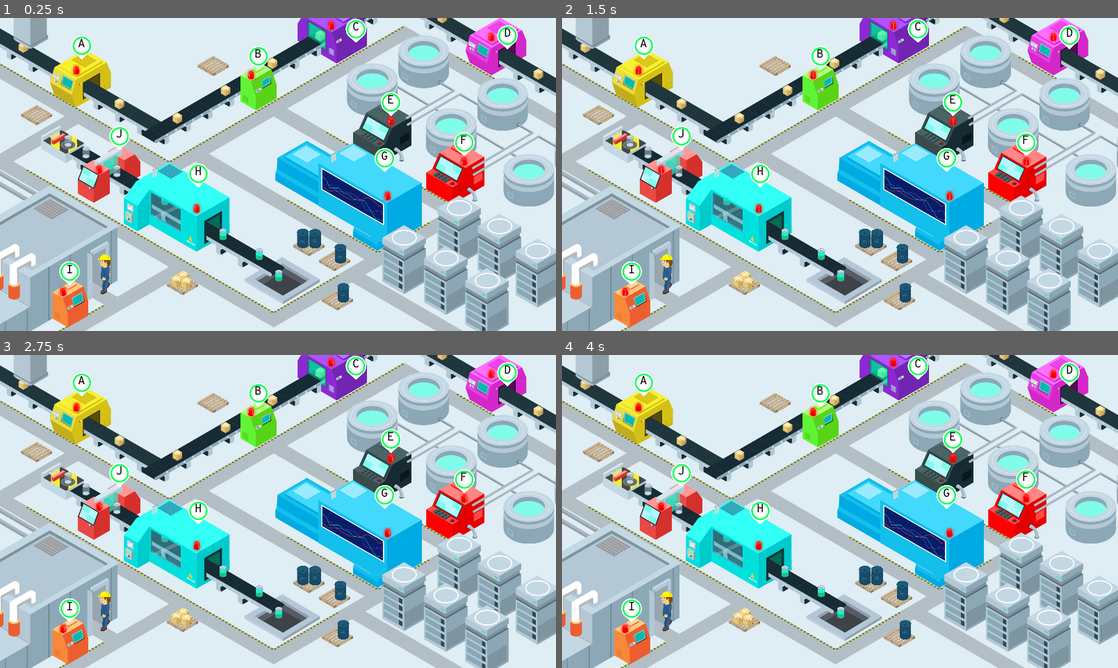
Above: before the commit, frames 1-4 (two rows, left to right).
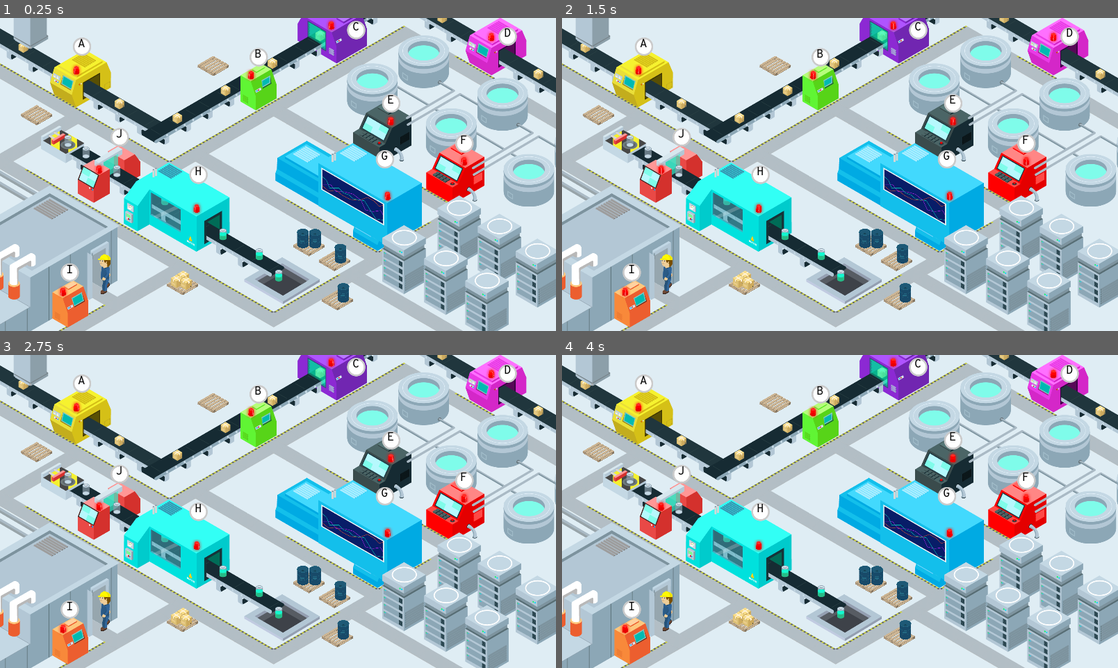
Above: after the commit, the same moments.

Repository: rhdemo/2019-demo4-dashboard
Game: Godot game, scene res://iso_factory.tscn
Same seed, same stepped clock (60 frames per second), same inputs: the game is played once before the commit and once after it.
Inputs (mouse positions are in pixels of both pictures, inside the frame that each line leads up to):
- Up to frame 1 (0.25 s): no input
- Up to frame 2 (1.5 s): move the mouse to (962, 158) at 0.52 s; click (962, 158) at 0.67 s; move the mouse to (728, 190) at 1.27 s; click (728, 190) at 1.42 s
- Up to frame 3 (2.75 s): tap Enter at 2 s; move the mouse to (333, 442) at 2.02 s; click (333, 442) at 2.17 s
- Up to frame 4 (4 s): move the mouse to (812, 574) at 2.77 s; click (812, 574) at 2.92 s; move the mouse to (1006, 558) at 3.52 s; click (1006, 558) at 3.67 s

The runs differ from the first frame. In frame 1, 1.1% of the frame differs, in the area x 10-94%, y 0-86%; in frame 2, 1.1%; in frame 3, 1.1%; in frame 4, 1.1%.

Commit message:
Health Bars

Diff:
--- a/health.tscn
+++ b/health.tscn
@@ -1,7 +1,7 @@
 [gd_scene load_steps=7 format=2]
 
 [ext_resource path="res://scripts/health.gd" type="Script" id=1]
-[ext_resource path="res://sprites/machines/health-bg.png" type="Texture" id=2]
+[ext_resource path="res://sprites/machines/health-grey.png" type="Texture" id=2]
 [ext_resource path="res://sprites/machines/health-green.png" type="Texture" id=3]
 [ext_resource path="res://fonts/overpass-mono-regular.ttf" type="DynamicFontData" id=4]
 
@@ -17,11 +17,15 @@
 z_index = 80
 script = ExtResource( 1 )
 
-[node name="icon" type="Sprite" parent="."]
-texture = ExtResource( 2 )
-
-[node name="healthbar" type="Sprite" parent="."]
-texture = ExtResource( 3 )
+[node name="value" type="TextureProgress" parent="."]
+margin_left = -35.0
+margin_top = -38.0
+margin_right = 36.0
+margin_bottom = 44.0
+texture_under = ExtResource( 2 )
+texture_progress = ExtResource( 3 )
+fill_mode = 5
+radial_initial_angle = 360.0
 
 [node name="label" type="RichTextLabel" parent="."]
 margin_left = -13.0
--- a/machine.tscn
+++ b/machine.tscn
@@ -63,9 +63,8 @@
 
 [node name="anim" type="AnimationPlayer" parent="light"]
 anims/alert = SubResource( 1 )
-anims/damaged = SubResource( 3 )
-anims/healthy = SubResource( 2 )
+anims/damaged = SubResource( 2 )
+anims/healthy = SubResource( 3 )
 
 [node name="health" parent="." instance=ExtResource( 3 )]
-
 [connection signal="machine_damaged" from="health" to="." method="_on_health_machine_damaged"]
--- a/scripts/dashboard.gd
+++ b/scripts/dashboard.gd
@@ -17,6 +17,7 @@
 signal add_mechanic
 signal remove_mechanic
 signal machine_health
+signal update_future_visits
 
 onready var mechanicNode = preload("res://mechanic.tscn")
 #onready var machineNode = preload("res://machine.tscn")
@@ -111,6 +112,8 @@
 			if res.action == "modify":
 				if res.data.value.responseType == "DISPATCH_MECHANIC":
 					emit_signal("dispatch_mechanic", res.data.value)
+				if res.data.value.responseType == "UPDATE_FUTURE_VISITS":
+					emit_signal("update_future_visits", res.data.value)
 				if res.data.value.responseType == "ADD_MECHANIC":
 					emit_signal("add_mechanic", res.data.value)
 			if res.action == "remove":
--- a/scripts/health.gd
+++ b/scripts/health.gd
@@ -1,9 +1,15 @@
 extends Area2D
+
+onready var healthyTexture = preload("res://sprites/machines/health-green.png")
+onready var damagedTexture = preload("res://sprites/machines/health-orange.png")
+onready var brokenTexture = preload("res://sprites/machines/health-red.png")
 
 signal machine_damaged
 signal machine_repaired
+const IS_HEALTHY = 100
+const IS_DAMAGED = 50
 
-export (float) var health = 1.0;
+export (float) var health = 100.0;
 # Declare member variables here. Examples:
 # var a = 2
 # var b = "text"
@@ -12,6 +18,15 @@
 func _ready():
 	pass
 
+func _process(delta):
+	if health >= IS_HEALTHY:
+		$value.texture_progress = healthyTexture
+	elif health > IS_DAMAGED:
+		$value.texture_progress = damagedTexture
+	else:
+		$value.texture_progress = brokenTexture
+	$value.value = health
+
 # Called every frame. 'delta' is the elapsed time since the previous frame.
 #func _process(delta):
 #	pass
--- a/scripts/machine.gd
+++ b/scripts/machine.gd
@@ -8,6 +8,8 @@
 export (String) var machine_name = "0";
 export (Texture) var tex;
 const MAX_HEALTH = 1000000000000000000;
+const IS_HEALTHY = 100
+const IS_DAMAGED = 50
 # var b = "text"
 
 signal dispatch_mechanic
@@ -27,13 +29,13 @@
 
 # Called every frame. 'delta' is the elapsed time since the previous frame.
 func _process(delta):
-	if health > (MAX_HEALTH * .75):
+	if (health/MAX_HEALTH)*100 >= IS_HEALTHY:
 		$light/anim.play("healthy")
-	elif health > (MAX_HEALTH * .45):
+	elif (health/MAX_HEALTH)*100 > IS_DAMAGED:
 		$light/anim.play("damaged")
 	else:
 		$light/anim.play("alert")
-	$health.health = self.health
+	$health.health = (self.health/MAX_HEALTH)*100
 
 	#$light.set_position(self.light_location)
 	#$health.set_position(self.healthbar_location)
--- a/scripts/mechanic.gd
+++ b/scripts/mechanic.gd
@@ -6,6 +6,7 @@
 var focusMachineIndex : int
 var futureMachineIndexes = []
 var originalMachineIndex : int
+var focusTravelDurationMillis: int
 var focusFixDurationMillis : int
 var focusPath : PoolVector2Array
 var futurePath : PoolVector2Array
@@ -22,6 +23,7 @@
 func _ready():
 	get_parent().connect('dispatch_mechanic', self, "dispatch_mechanic")  # Replace with function body.
 	get_parent().connect('remove_mechanic', self, "remove_mechanic")
+	get_parent().connect('update_future_visits', self, "update_future_visits")
 	focusLine.width = 15
 	futureLine.width = 5
 	focusLine.default_color = colors[key]
@@ -64,22 +66,25 @@
 #		print("DISPATCH", data);
 		if data.mechanic.focusMachineIndex != focusMachineIndex:
 			focusMachineIndex = data.mechanic.focusMachineIndex
-			focus = getMMachineMapCoordinates(focusMachineIndex)
+			focus = getMachineMapCoordinates(focusMachineIndex)
 			focus.y += 21.5
 			focusPath = nav.get_simple_path(self.position, focus)
 			focusLine.points = focusPath
 			focusLine.show()
-		if data.mechanic.futureMachineIndexes != futureMachineIndexes:
-			futureMachineIndexes = data.mechanic.futureMachineIndexes
-			var p0 = focus
-			for p in futureMachineIndexes:
-				self.futurePath.append_array(nav.get_simple_path(p0, getMMachineMapCoordinates(p)))
-				p0 = getMMachineMapCoordinates(p)
-			futureLine.show()
 
-		futureMachineIndexes = data.mechanic.futureMachineIndexes
 		originalMachineIndex = data.mechanic.originalMachineIndex
 		focusFixDurationMillis = data.mechanic.focusFixDurationMillis
+		focusTravelDurationMillis = data.mechanic.focusTravelDurationMillis
+
+
+func update_future_visits(data):
+	if String(data.mechanicIndex) == String(self.key):
+		futureMachineIndexes = data.futureMachineIndexes
+		var p0 = focus
+		for p in futureMachineIndexes:
+			self.futurePath.append_array(nav.get_simple_path(p0, getMachineMapCoordinates(p)))
+			p0 = getMachineMapCoordinates(p)
+		futureLine.show()
 
 func remove_mechanic(data):
 	#print("REMOVE", data, self.key);
@@ -90,7 +95,7 @@
 		focusLine.points = focusPath
 		focusLine.show()
 
-func getMMachineMapCoordinates(mIdx):
+func getMachineMapCoordinates(mIdx):
 	return map.map_to_world(machines[mIdx].coords)
 
 #if event is InputEventMouseButton:
Not shown: 2 places in machine.tscn that only renumber resources
